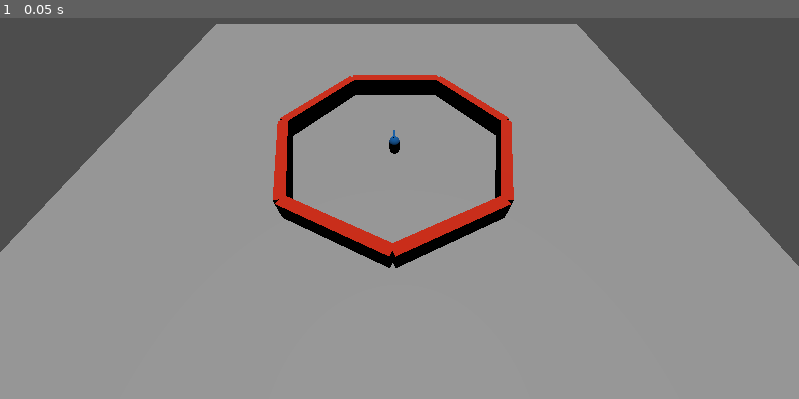
Above: before the commit, frame 1.
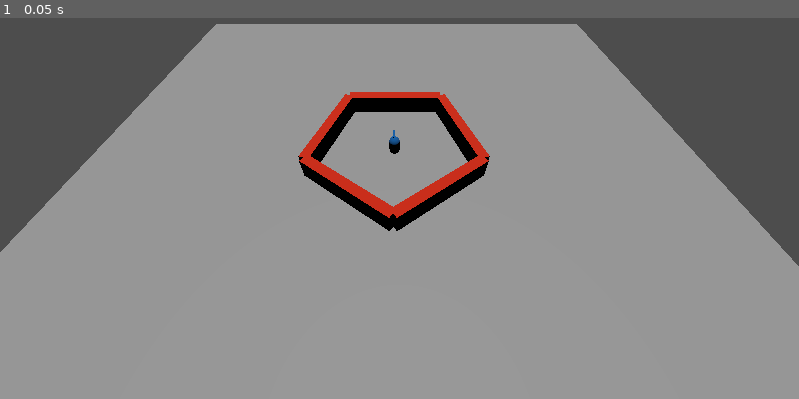
Above: after the commit, the same moment.

Repository: lemmerone/godot-matador
Game: Godot game, scene res://main.tscn
Same seed, same stepped clock (60 frames per second), same inputs: the game is played once before the commit and once after it.
Inputs:
- Up to frame 1 (0.05 s): no input

The runs differ from the first frame. In frame 1, 7.1% of the frame differs, in the area x 34-65%, y 14-66%.

Commit message:
refactor: code reduction in wall_setting

Diff:
--- a/Scripts/wall_generator.gd
+++ b/Scripts/wall_generator.gd
@@ -1,19 +1,16 @@
 extends Node
 
 var wall = preload("res://World/Wall/wall.tscn")
-var countWall
+var side_length = 10
 
-func wall_setting(count, center, node):
-	var angle = 0
-	var angle_step = 2.0 * PI / count
-	var radius = 10 / (2 * tan(PI / count))
-	for i in range(0, count):
-		var direction = Vector3(sin(angle), 0, cos(angle))
-		var pos = center + direction * radius
+func wall_setting(num_sides, center, node):
+	var angle_increment = 2 * PI / num_sides
+	var radius = side_length / (2 * tan(PI / num_sides))
+	for i in range(num_sides):
+		var newWall = wall.instantiate()
+		var angle = i * angle_increment
 
-		var newWall = wall.instantiate()
-		newWall.position = pos
-		newWall.rotation.y = angle
+		newWall.position = center + Vector3(sin(angle), 0, cos(angle)) * radius
+		newWall.rotate_y(angle)
+
 		node.add_child(newWall)
-
-		angle += angle_step
--- a/World/Wall/wall.tscn
+++ b/World/Wall/wall.tscn
@@ -1,4 +1,11 @@
-[gd_scene load_steps=4 format=3 uid="uid://4cvkcs1ctn0t"]
+[gd_scene load_steps=5 format=3 uid="uid://4cvkcs1ctn0t"]
+
+[sub_resource type="GDScript" id="GDScript_i3mur"]
+script/source = "extends StaticBody3D
+
+func _get_wall_size():
+	return $MeshInstance3D.get_aabb().size.x
+"
 
 [sub_resource type="BoxShape3D" id="BoxShape3D_jkan1"]
 size = Vector3(10, 2, 1)
@@ -10,6 +17,7 @@
 albedo_color = Color(0.780392, 0.141176, 0, 1)
 
 [node name="Wall" type="StaticBody3D"]
+script = SubResource("GDScript_i3mur")
 
 [node name="CollisionShape3D" type="CollisionShape3D" parent="."]
 transform = Transform3D(1, 0, 0, 0, 1, 0, 0, 0, 1, 0, 1, 0)
--- a/main.gd
+++ b/main.gd
@@ -2,7 +2,7 @@
 
 @onready var wall_generator = get_node("/root/WallGenerator")
 
-@export var countWall = 7
+@export var countWall = 0
 
 func _ready():
 	wall_generator.wall_setting(countWall, Vector3.ZERO, $World)
--- a/main.tscn
+++ b/main.tscn
@@ -1,11 +1,14 @@
-[gd_scene load_steps=4 format=3 uid="uid://c2tlrblo00eu6"]
+[gd_scene load_steps=5 format=3 uid="uid://c2tlrblo00eu6"]
 
 [ext_resource type="Script" path="res://main.gd" id="1_f6e0p"]
 [ext_resource type="PackedScene" uid="uid://c7m1richxkw1d" path="res://World/world.tscn" id="1_kutdq"]
 [ext_resource type="PackedScene" uid="uid://b5ka4q4vq1vpx" path="res://Player/player.tscn" id="3_1lx15"]
 
+[sub_resource type="Curve3D" id="Curve3D_i2xko"]
+
 [node name="Main" type="Node"]
 script = ExtResource("1_f6e0p")
+countWall = 5
 
 [node name="World" parent="." instance=ExtResource("1_kutdq")]
 
@@ -18,3 +21,9 @@
 transform = Transform3D(-1, -8.74228e-08, 7.78408e-15, -5.6607e-08, 0.647508, 0.762058, -6.66213e-08, 0.762058, -0.647508, -0.491784, 20.8756, -20.6501)
 visible = false
 current = true
+
+[node name="SpawnPath" type="Path3D" parent="."]
+transform = Transform3D(1, 0, 0, 0, 1, 0, 0, 0, 1, -9.51168, 6.20605, -5.34119)
+curve = SubResource("Curve3D_i2xko")
+
+[node name="PathLocation" type="PathFollow3D" parent="SpawnPath"]
